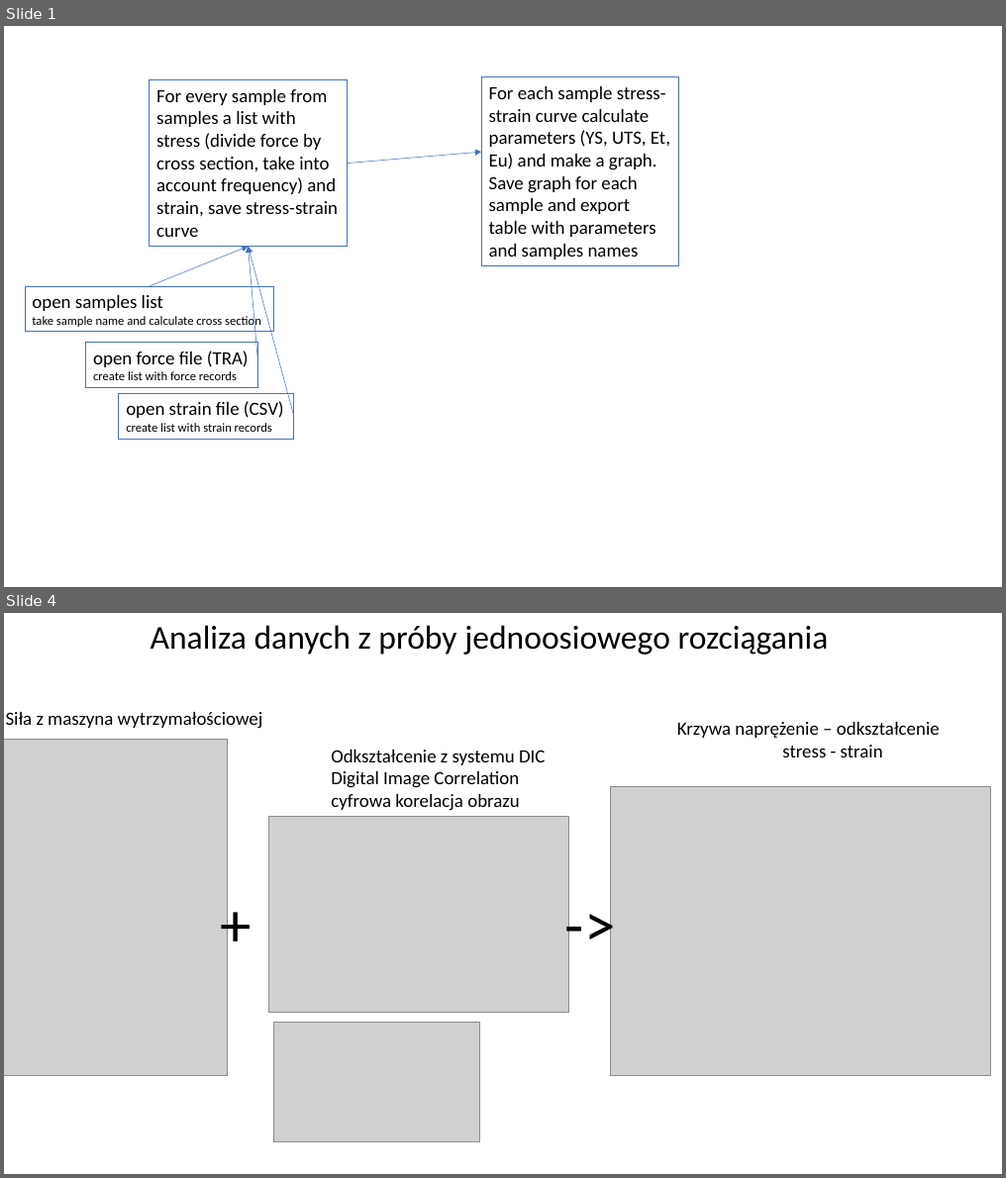
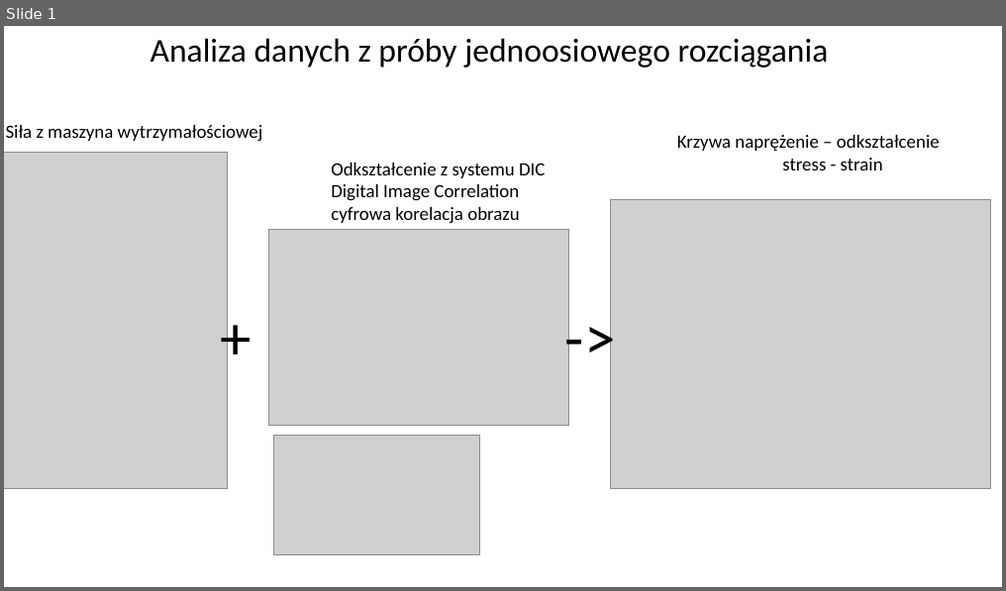
Before and after one commit to martaciemiorek/final, a slide deck: schemat.pptx. Shown one above the other, each under a label of ours: slides 1 and 4 before the commit, slide 1 after it; the slides between them are not shown. The pictures are 1006x1178 and 1006x591 pixels, drawn with LibreOffice and Linux fonts; fonts in the diff are those of the drawing; grey boxes stand for pictures. Boxes give left, top, right and bottom in pixels: in the first picture for what was removed or moved away, otherwise in the second. Text is boxed around its words. In the diff, an @@ line names an element or a change of style, - is before the commit and + after.

```diff
--- a/schemat.pptx
+++ b/schemat.pptx
@@ slide 1 removed at [4, 26, 1002, 587], background #FFFFFF @@
@@ rectangle removed at [150, 79, 347, 246] @@
-For every sample from samples a list with stress (divide force by cross section, take into account frequency) and strain, save stress-strain curve
@@ rectangle removed at [481, 76, 679, 266] @@
-For each sample stress-strain curve calculate parameters (YS, UTS, Et, Eu) and make a graph. Save graph for each sample and export table with parameters and samples names
@@ arrow removed from (347, 163) to (481, 152) @@
@@ arrow removed from (150, 286) to (249, 246) @@
@@ arrow removed from (258, 366) to (249, 246) @@
@@ arrow removed from (294, 416) to (249, 246) @@
@@ rectangle removed at [25, 286, 273, 332] @@
-open samples list
-take sample name and calculate cross section
@@ rectangle removed at [85, 343, 257, 388] @@
-open force file (TRA)
-create list with force records
@@ rectangle removed at [119, 393, 294, 439] @@
-open strain file (CSV)
-create list with strain records
@@ what was slide 4 is now slide 1 @@
```
Also in this commit, not shown: 1 slide changed, 3 slides added, 3 other slides removed, 7 other files.
